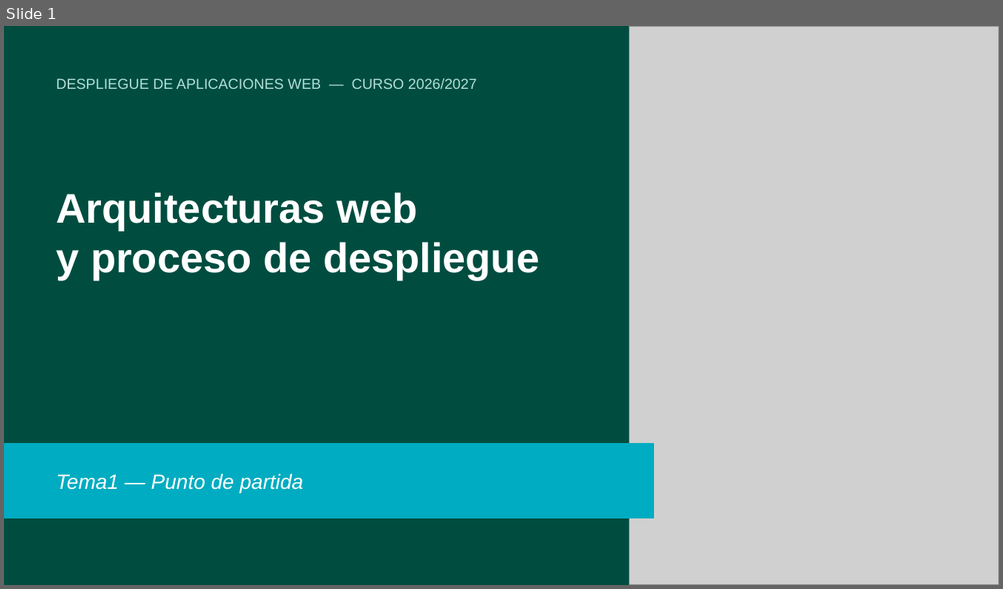
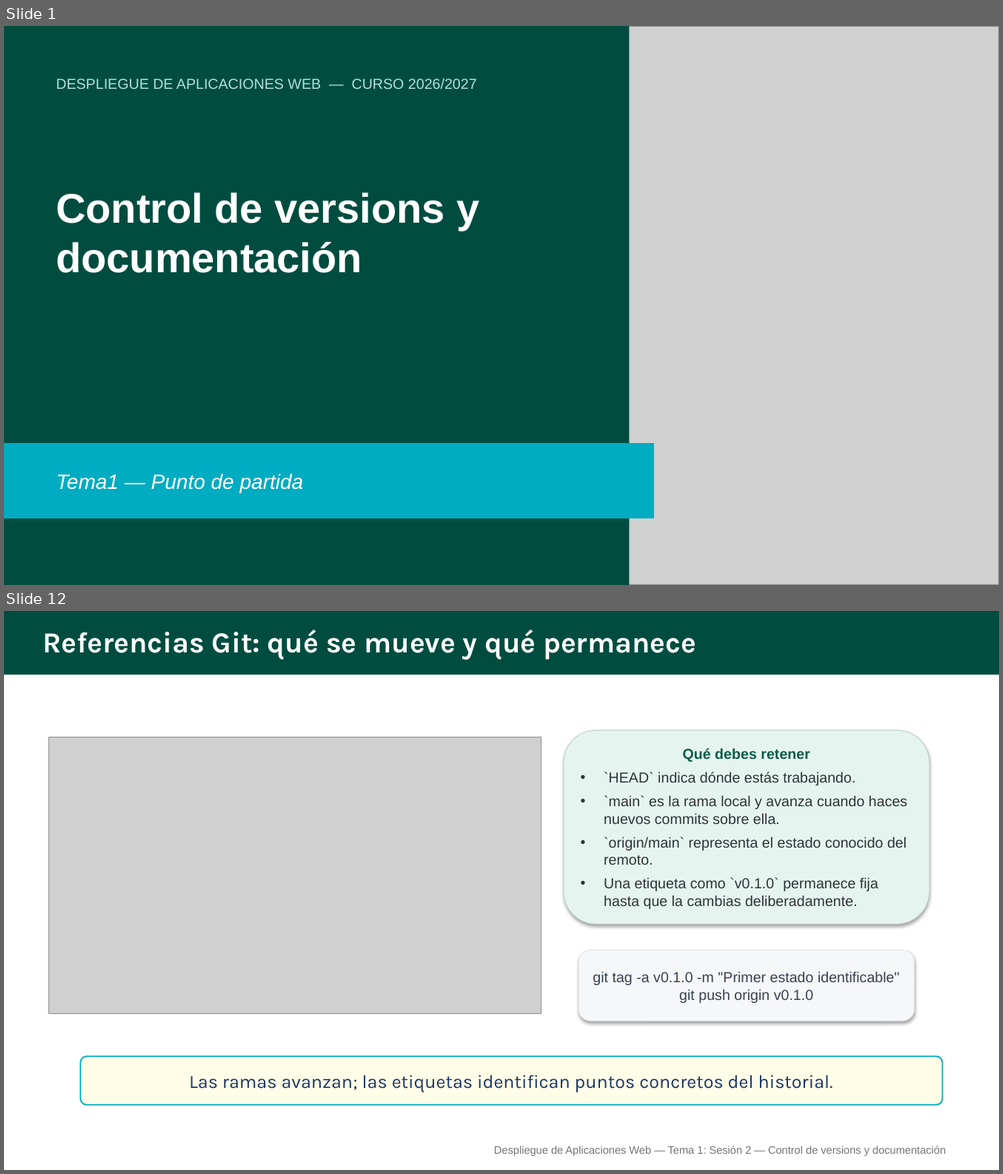
Before and after one commit to alejandroroig/despliegue-daw, a slide deck: docs/tema1/diapositivas/control_versiones_documentacion.pptx. Shown one above the other, each under a label of ours: slide 1 before the commit, slides 1 and 12 after it; the slides between them are not shown. The pictures are 1003x589 and 1003x1174 pixels, drawn with LibreOffice and Linux fonts; fonts in the diff are those of the drawing; grey boxes stand for pictures. Boxes give left, top, right and bottom in pixels: in the first picture for what was removed or moved away, otherwise in the second. Text is boxed around its words. In the diff, an @@ line names an element or a change of style, - is before the commit and + after.

```diff
--- a/docs/tema1/diapositivas/control_versiones_documentacion.pptx
+++ b/docs/tema1/diapositivas/control_versiones_documentacion.pptx
@@ slide 12 added at [4, 611, 999, 1170], background #FFFFFF @@
@@ rectangle added at [4, 611, 999, 675], fill #004D40, outline #004D40 1 pt @@
@@ text added at [42, 629, 696, 660], 28 pt, text #FFFFFF, bold @@
+Referencias Git: qué se mueve y qué permanece
@@ picture added at [48, 737, 541, 1014] @@
@@ rounded rectangle added at [563, 730, 929, 924], fill #E6F4EF, outline #B5CEC4 0.5 pt, 14 pt, text #2D3436 @@
+Qué debes retener
+• `HEAD` indica dónde estás trabajando.
+• `main` es la rama local y avanza cuando haces nuevos commits sobre ella.
+• `origin/main` representa el estado conocido del remoto.
+• Una etiqueta como `v0.1.0` permanece fija hasta que la cambias deliberadamente.
@@ rounded rectangle added at [578, 951, 914, 1022], fill #F5F7F9, outline #E1E4E8 0.5 pt, 14 pt, text #374151 @@
+git tag -a v0.1.0 -m "Primer estado identificable"
+git push origin v0.1.0
@@ rounded rectangle added at [80, 1056, 942, 1105], fill #FFFDE7, outline #00ACC1 1.3 pt @@
@@ text added at [189, 1075, 833, 1093], 18 pt, text #1C3565 @@
+Las ramas avanzan; las etiquetas identifican puntos concretos del historial.
@@ text added at [494, 1146, 945, 1156], 10.5 pt, text #757575 @@
+Despliegue de Aplicaciones Web — Tema 1: Sesión 2 — Control de versions y documentación
@@ slide 1 changed as well @@
@@ text at [56, 192, 479, 273]: text changed @@
-Arquitecturas web
-y proceso de despliegue
+Control de versions y documentación
```
Also in this commit, not shown: 2 other slides changed, 11 other slides added, 11 slides removed, 3 other files.
